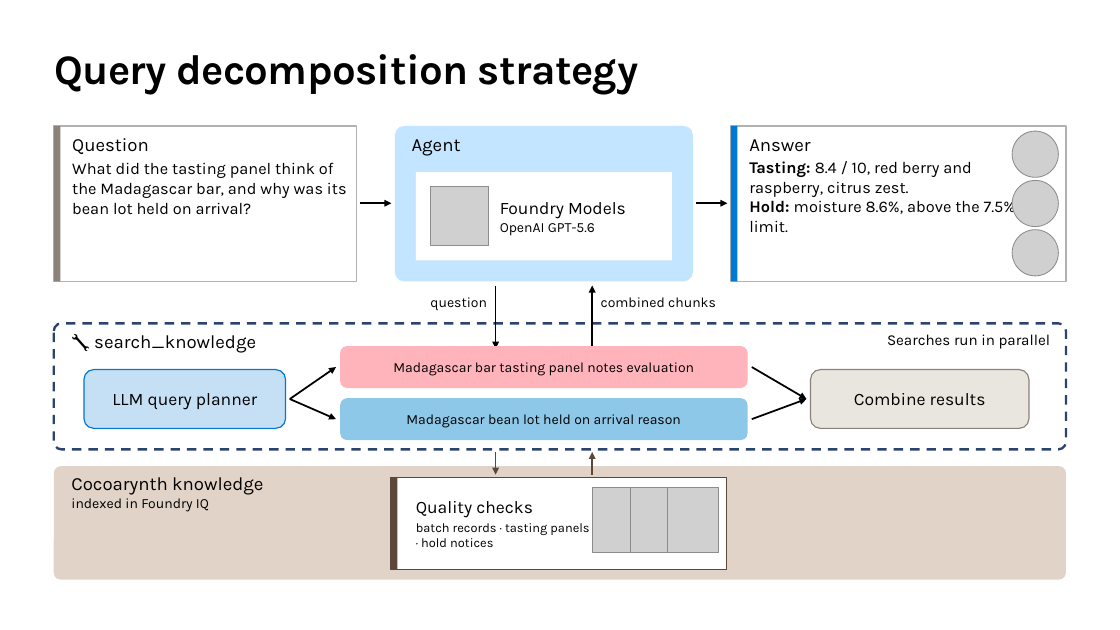
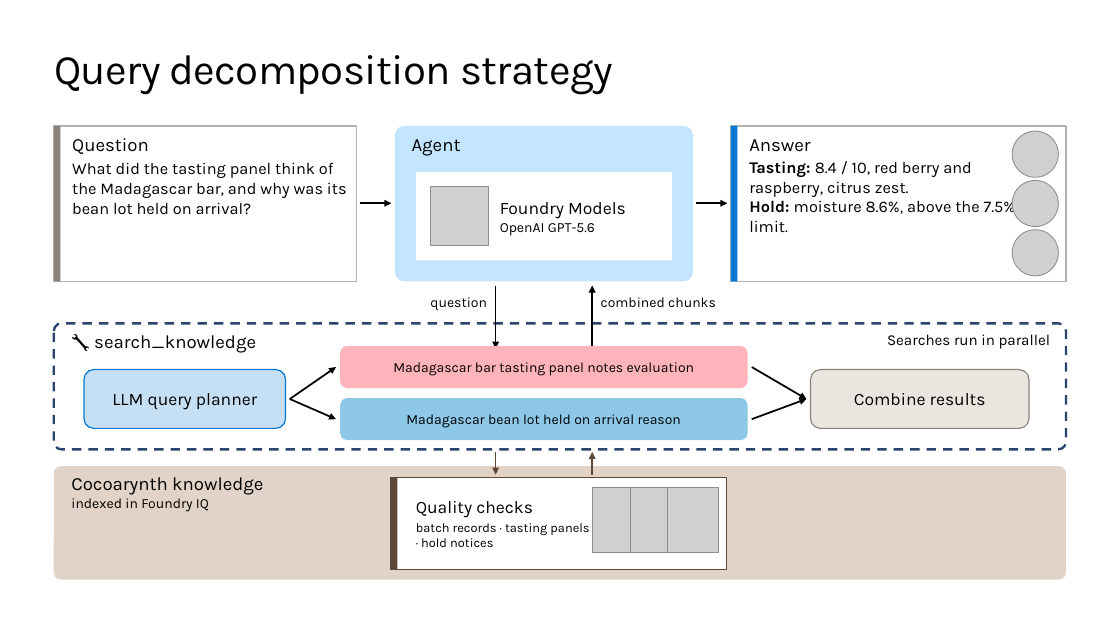
Before and after one commit to microsoft/ignite26-BRK300-building-agentic-retrieval-from-diy-to-foundry-iq, a slide deck: slide 14 of IgniteBRK300-WorkingDeck.pptx. Drawn at 1120x630 pixels with LibreOffice and Linux fonts; fonts in the diff are those of the drawing; grey boxes stand for pictures; background and template pictures are left out. Boxes give left, top, right and bottom in pixels: in the first picture for what was removed or moved away, otherwise in the second. Text is boxed around its words. In the diff, an @@ line names an element or a change of style, - is before the commit and + after.

Commit message:
Latest slideS

```diff
--- a/IgniteBRK300-WorkingDeck.pptx
+++ b/IgniteBRK300-WorkingDeck.pptx
@@ title "Query decomposition strategy" at [54,55,613,95]: bold off @@
```
Also in this commit, not shown: 8 slides added.
